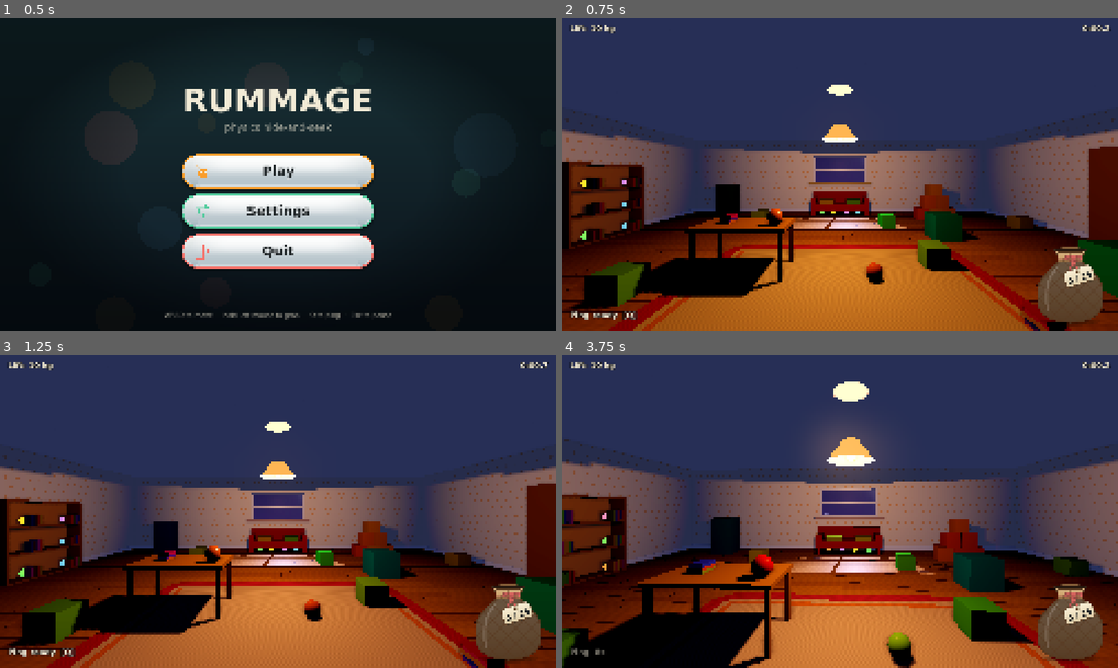
Above: before the commit, frames 1-4 (two rows, left to right).
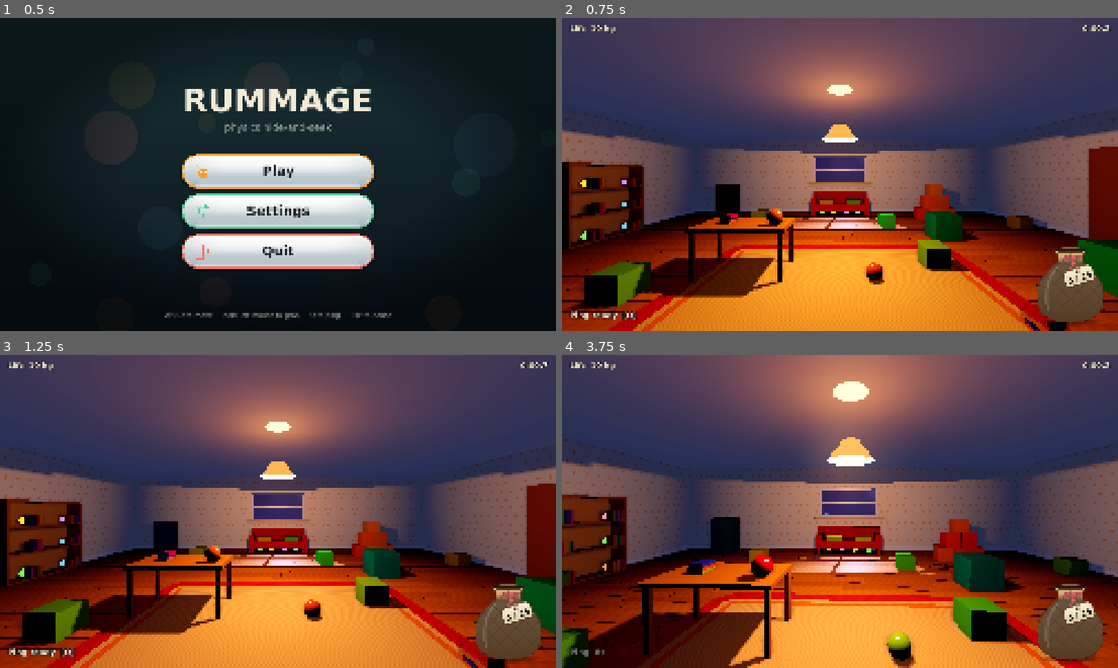
Above: after the commit, the same moments.

Repository: westo27/rummage
Game: Godot game, scene res://scenes/title.tscn
The game is run twice, just before and just after one commit, with the same random seed, the same clock (stepped at 60 frames per second) and the same inputs.
Inputs (mouse positions are in pixels of both pictures, inside the frame that each line leads up to):
- Up to frame 1 (0.5 s): no input
- Up to frame 2 (0.75 s): click (840, 171) at 0.5 s
- Up to frame 3 (1.25 s): no input
- Up to frame 4 (3.75 s): tap Enter at 1.25 s; move the mouse to (867, 511) at 1.27 s; hold Mouse wheel up (beam_further) 1.28-2.03 s; hold W (move_forward) from 1.28 s (still down); click (867, 511) at 1.42 s; move the mouse to (812, 511) at 2.02 s; tap Mouse wheel down (beam_nearer) at 2.1 s; move the mouse to (851, 505) at 2.77 s; press the mouse at (851, 505) at 2.78 s; tap R (restart) at 3.5 s; move the mouse to (834, 517) at 3.52 s; release the mouse at (834, 517) at 3.53 s; tap Q (ping) at 3.6 s; click (834, 517) at 3.67 s

Frame 1 is identical in both runs. In frame 2, 48% of the frame differs, in the area x 0-100%, y 0-100%; in frame 3, 48%; in frame 4, 47%.

Commit message:
Soften the lamp shade's line on the walls
Adds a weak shadowless light for the glow through the shade's fabric,
so the shade's shadow is a gentle step instead of a hard line, and a
larger light size for a wider, softer penumbra.

Diff:
--- a/scenes/pendant_lamp.tscn
+++ b/scenes/pendant_lamp.tscn
@@ -67,10 +67,16 @@
 transform = Transform3D(1, 0, 0, 0, 1, 0, 0, 0, 1, 0, -0.15, 0)
 light_color = Color(1, 0.68, 0.4, 1)
 light_energy = 1.3
-light_size = 0.08
+light_size = 0.25
 shadow_enabled = true
-shadow_blur = 1.0
+shadow_blur = 1.5
 omni_range = 8.0
+omni_attenuation = 1.3
+
+[node name="GlowThroughShade" type="OmniLight3D" parent="Lamp"]
+light_color = Color(1, 0.62, 0.34, 1)
+light_energy = 0.26
+omni_range = 7.0
 omni_attenuation = 1.3
 
 [node name="Joint" type="PinJoint3D" parent="."]
--- a/scripts/pendant_lamp.gd
+++ b/scripts/pendant_lamp.gd
@@ -22,12 +22,22 @@
 
 @onready var _lamp: RigidBody3D = $Lamp
 @onready var _light: OmniLight3D = $Lamp/Light
+## A weaker light with no shadows: the glow that comes through the fabric of
+## the shade. Without it, everything the shade blocks gets no lamp light at
+## all and its shadow ends in a hard line on the walls; with it, that's a
+## gentle step from bright to dimmer.
+@onready var _glow: OmniLight3D = $Lamp/GlowThroughShade
+
+## How bright the glow through the shade is, compared with the lamp itself.
+const SHADE_GLOW_SHARE: float = 0.2
 @onready var _cord: MeshInstance3D = $Cord
 
 
 func _ready() -> void:
 	_light.light_energy = light_energy
 	_light.omni_range = light_range
+	_glow.light_energy = light_energy * SHADE_GLOW_SHARE
+	_glow.omni_range = light_range * 0.875
 	_lamp.collision_layer = LAYER_PROPS
 	_lamp.collision_mask = MASK_WORLD_PROPS_CLUTTER
 	# The cord is redrawn every frame from the ceiling to the top of the shade,
Not shown, added: tests/shoot_lamp.gd.uid
Not shown, changed: NOTES.md
